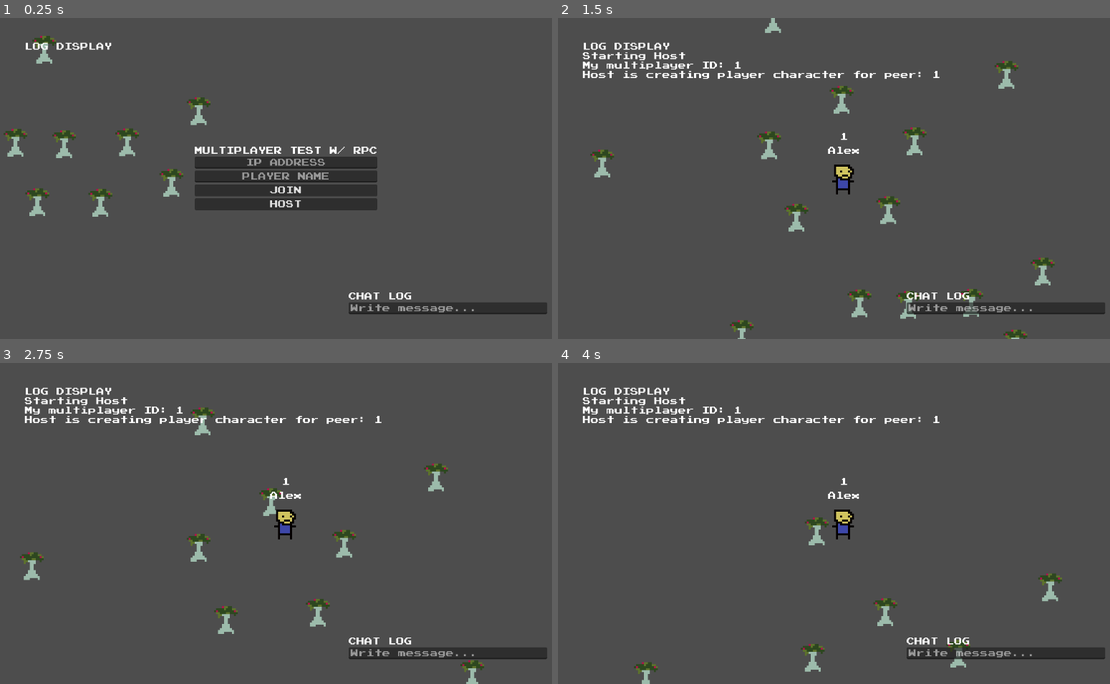
Above: before the commit, frames 1-4 (two rows, left to right).
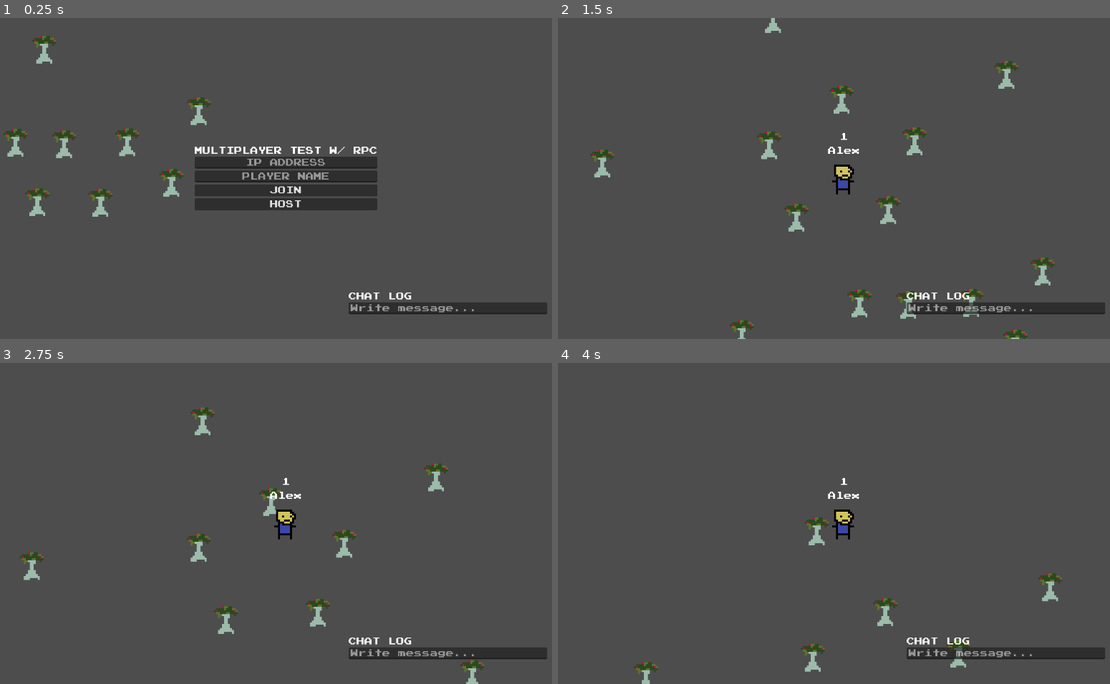
Above: after the commit, the same moments.

Repository: Travh98/MultiplayerRpcExploration
Game: Godot game, scene res://scenes/game_world_root.tscn
Same seed, same stepped clock (60 frames per second), same inputs: the game is played once before the commit and once after it. The engine's default icon, where the game draws it, is replaced by a stand-in: a white triangle on a blue panel in a dark square.
Inputs (mouse positions are in pixels of both pictures, inside the frame that each line leads up to):
- Up to frame 1 (0.25 s): no input
- Up to frame 2 (1.5 s): click (1005, 306) at 0.52 s; type "12" at 0.6 s; click (845, 162) at 0.75 s; type "12" at 0.83 s; click (845, 175) at 0.98 s; type "Alex" at 1.07 s; click "HOST" at 1.25 s
- Up to frame 3 (2.75 s): tap Enter (enter) at 2 s; move the mouse to (259, 587) at 2.02 s; hold W (up) from 2.03 s (still down); click (259, 587) at 2.1 s
- Up to frame 4 (4 s): move the mouse to (1016, 571) at 2.77 s; tap Enter (enter) at 2.85 s; click (1016, 571) at 3.05 s; move the mouse to (673, 475) at 3.52 s; release W (up) at 3.53 s; hold A (left) from 3.53 s (still down); click (673, 475) at 3.6 s

The runs differ from the first frame. In frame 1, 0.2% of the frame differs, in the area x 4-21%, y 7-11%; in frame 2, 1.2%, in the area x 4-70%, y 7-19%; in frame 3, 1.2%; in frame 4, 1.2%.
Error in both runs: Assertion failed: UPNP Discover Failed! Error 24 (res://scenes/game_world_root.gd:56)

Commit message:
Update comments

Diff:
--- a/scenes/game_world_root.tscn
+++ b/scenes/game_world_root.tscn
@@ -17,6 +17,7 @@
 [node name="CanvasLayer" type="CanvasLayer" parent="."]
 
 [node name="LogDisplay" parent="CanvasLayer" instance=ExtResource("4_x62q6")]
+visible = false
 
 [node name="ChatUI" parent="CanvasLayer" instance=ExtResource("3_6rr2w")]
 
--- a/scenes/mouse_selection_area.gd
+++ b/scenes/mouse_selection_area.gd
@@ -7,11 +7,8 @@
 
 	if Input.is_action_just_pressed("mouse_select"):
 		for body in get_overlapping_bodies():
-			print("Clicked on body: ", body)
+#			print("Clicked on body: ", body)
 			if body is PlayerCharacter:
 				var player_character: PlayerCharacter = body
-				# If this is the player we are controlling, you can't kiss yourself
-#				if player_character.get_multiplayer_authority() == get_multiplayer_authority():
-#					return
-				# Give the other player a smooch
+				# Try kissing the player we found
 				player_character.get_kissed.rpc()
--- a/scenes/player_character.gd
+++ b/scenes/player_character.gd
@@ -56,6 +56,6 @@
 @rpc("call_local", "any_peer", "reliable")
 func get_kissed():
 	if multiplayer.get_remote_sender_id() == get_multiplayer_authority():
-		return # you cant kiss urself
+		return # you cant kiss yourself silly
 	$LoveParticles.restart()
 	$LoveParticles.emitting = true
